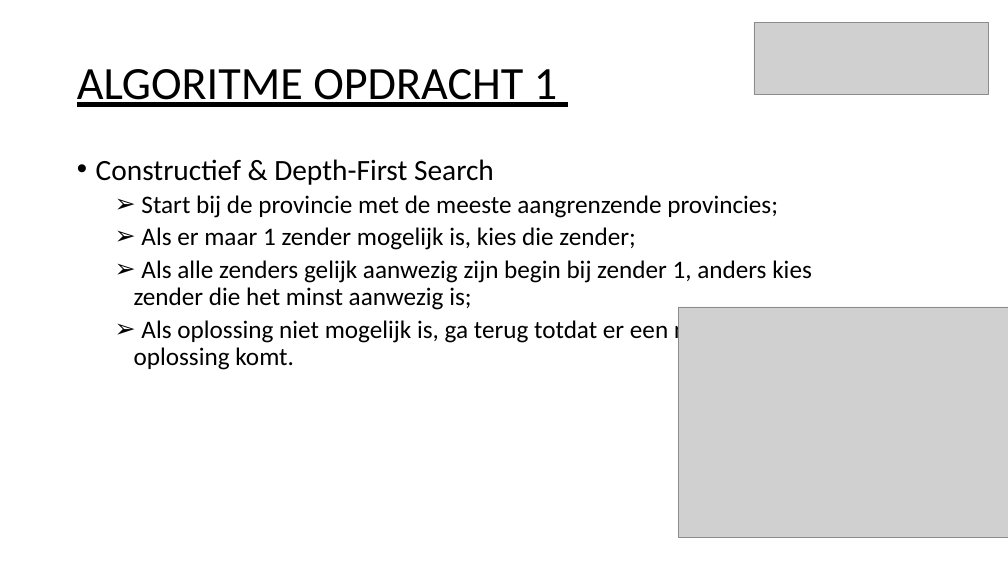
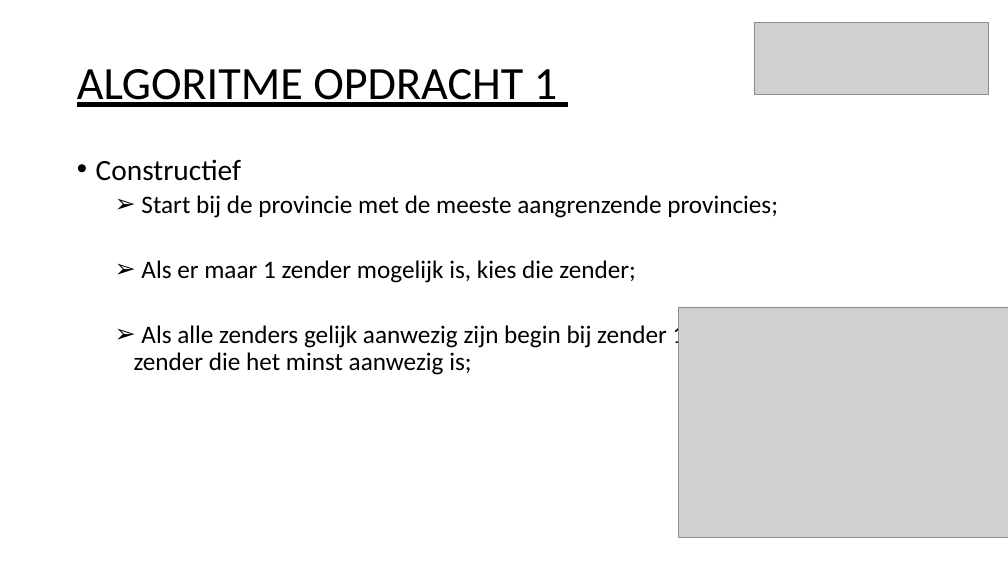
Before and after one commit to Tomttaw/Radio-Russia, a slide deck: slide 6 of powerpoint week 5.pptx. Drawn at 1008x567 pixels with LibreOffice and Linux fonts; fonts in the diff are those of the drawing; grey boxes stand for pictures. Boxes give left, top, right and bottom in pixels: in the first picture for what was removed or moved away, otherwise in the second. Text is boxed around its words. In the diff, an @@ line names an element or a change of style, - is before the commit and + after.

Commit message:
Algoritme 2

```diff
--- a/powerpoint week 5.pptx
+++ b/powerpoint week 5.pptx
@@ text at (96, 159, 241, 181): text changed @@
-• Constructief & Depth-First Search
+• Constructief
@@ text at (134, 317, 772, 370): paragraph removed @@
-  ➢ Als oplossing niet mogelijk is, ga terug totdat er een mogelijke oplossing komt.
```
Also in this commit, not shown: 2 other slides changed.
